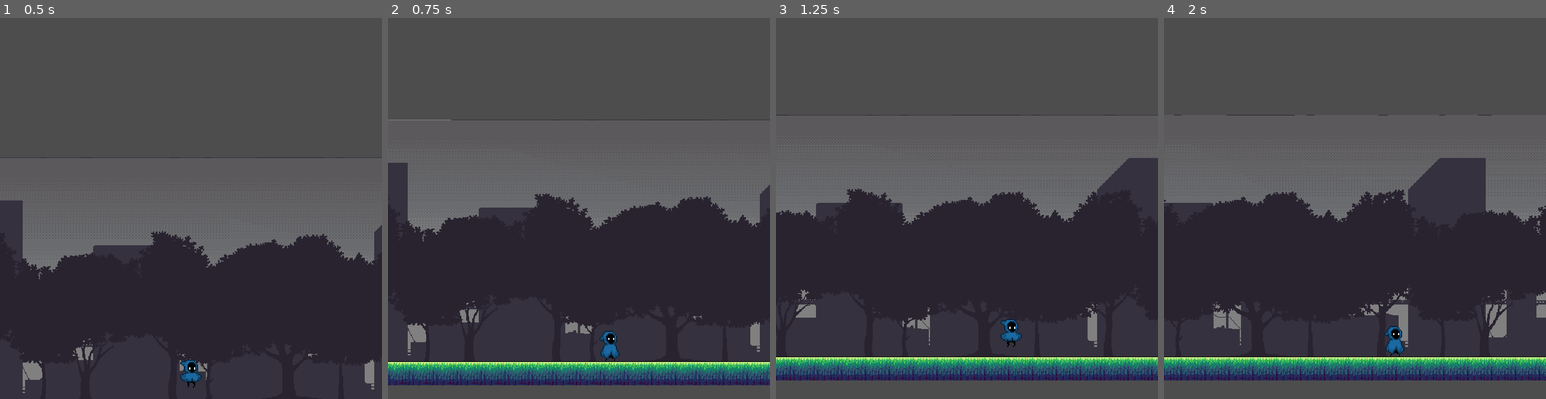
Above: before the commit, frames 1-4 (left to right).
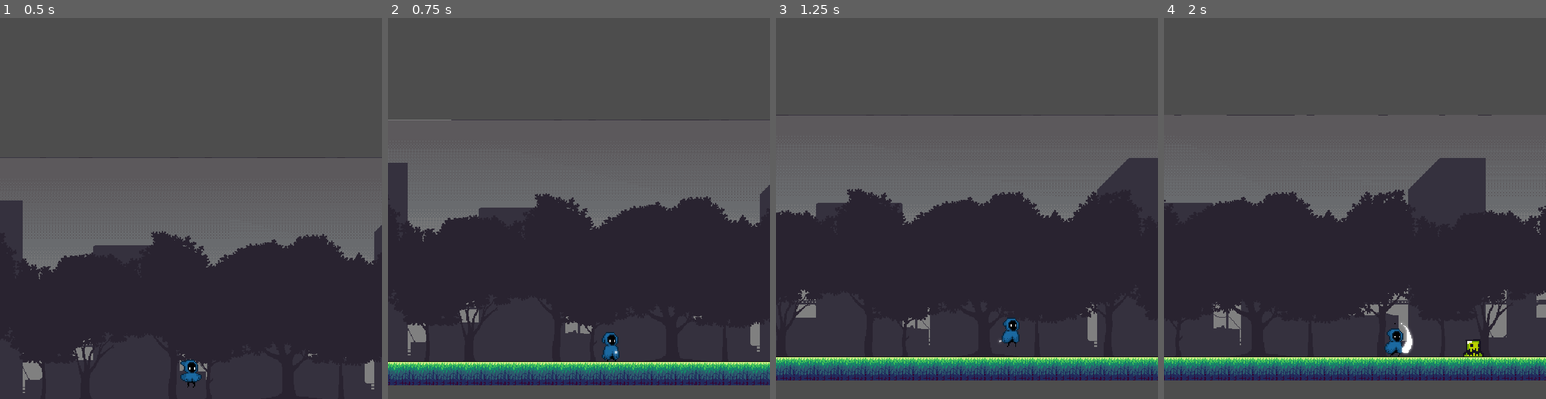
Above: after the commit, the same moments.

Repository: 0308612/2D-Metroidvania-Game-Prototype
Game: Godot game, scene res://scenes/opening_room.tscn
Two runs of this game, one before a commit and one after it. Both use one fixed random seed, a clock stepped at 60 frames per second and the inputs below.
Inputs (mouse positions are in pixels of both pictures, inside the frame that each line leads up to):
- Up to frame 1 (0.5 s): no input
- Up to frame 2 (0.75 s): move the mouse to (559, 280) at 0.52 s; hold D (move right) from 0.53 s (still down); click (559, 280) at 0.6 s
- Up to frame 3 (1.25 s): keep holding D (move right); tap Space (jump) at 0.77 s; tap Shift (dash) at 0.8 s
- Up to frame 4 (2 s): keep holding D (move right); move the mouse to (1469, 261) at 1.27 s; tap Shift (dash) at 1.35 s; tap Space (jump) at 1.52 s; click (1469, 261) at 1.55 s

Frame 1 is identical in both runs. In frame 2, 0.2% of the frame differs, in the area x 55-61%, y 82-91%; in frame 3, 0.2%; in frame 4, 0.5%, in the area x 57-100%, y 73-89%.

Commit message:
attacking and stated on slime

Diff:
--- a/2d-metroidvania-game-prototype/non room scenes/Player.tscn
+++ b/2d-metroidvania-game-prototype/non room scenes/Player.tscn
@@ -118,6 +118,42 @@
 [sub_resource type="AtlasTexture" id="AtlasTexture_138bs"]
 atlas = ExtResource("1_ifl7v")
 region = Rect2(1344, 576, 192, 192)
+
+[sub_resource type="AtlasTexture" id="AtlasTexture_uxq5f"]
+atlas = ExtResource("1_ifl7v")
+region = Rect2(0, 1536, 192, 192)
+
+[sub_resource type="AtlasTexture" id="AtlasTexture_cceqn"]
+atlas = ExtResource("1_ifl7v")
+region = Rect2(192, 1536, 192, 192)
+
+[sub_resource type="AtlasTexture" id="AtlasTexture_6jp4y"]
+atlas = ExtResource("1_ifl7v")
+region = Rect2(384, 1536, 192, 192)
+
+[sub_resource type="AtlasTexture" id="AtlasTexture_ulj77"]
+atlas = ExtResource("1_ifl7v")
+region = Rect2(576, 1536, 192, 192)
+
+[sub_resource type="AtlasTexture" id="AtlasTexture_mma4a"]
+atlas = ExtResource("1_ifl7v")
+region = Rect2(768, 1536, 192, 192)
+
+[sub_resource type="AtlasTexture" id="AtlasTexture_pvgn6"]
+atlas = ExtResource("1_ifl7v")
+region = Rect2(960, 1536, 192, 192)
+
+[sub_resource type="AtlasTexture" id="AtlasTexture_naum2"]
+atlas = ExtResource("1_ifl7v")
+region = Rect2(1152, 1536, 192, 192)
+
+[sub_resource type="AtlasTexture" id="AtlasTexture_w3vu0"]
+atlas = ExtResource("1_ifl7v")
+region = Rect2(1344, 1536, 192, 192)
+
+[sub_resource type="AtlasTexture" id="AtlasTexture_os0su"]
+atlas = ExtResource("1_ifl7v")
+region = Rect2(0, 0, 192, 192)
 
 [sub_resource type="AtlasTexture" id="AtlasTexture_xpqr1"]
 atlas = ExtResource("1_ifl7v")
@@ -244,6 +280,38 @@
 }, {
 "frames": [{
 "duration": 1.0,
+"texture": SubResource("AtlasTexture_uxq5f")
+}, {
+"duration": 1.0,
+"texture": SubResource("AtlasTexture_cceqn")
+}, {
+"duration": 1.0,
+"texture": SubResource("AtlasTexture_6jp4y")
+}, {
+"duration": 1.0,
+"texture": SubResource("AtlasTexture_ulj77")
+}, {
+"duration": 1.0,
+"texture": SubResource("AtlasTexture_mma4a")
+}, {
+"duration": 1.0,
+"texture": SubResource("AtlasTexture_pvgn6")
+}, {
+"duration": 1.0,
+"texture": SubResource("AtlasTexture_naum2")
+}, {
+"duration": 1.0,
+"texture": SubResource("AtlasTexture_w3vu0")
+}, {
+"duration": 1.0,
+"texture": SubResource("AtlasTexture_os0su")
+}],
+"loop": 0,
+"name": &"attack",
+"speed": 10.0
+}, {
+"frames": [{
+"duration": 1.0,
 "texture": SubResource("AtlasTexture_xpqr1")
 }],
 "loop": 0,
@@ -254,6 +322,9 @@
 [sub_resource type="CapsuleShape2D" id="CapsuleShape2D_vrgfl"]
 radius = 32.0
 height = 154.0
+
+[sub_resource type="RectangleShape2D" id="RectangleShape2D_3t5ij"]
+size = Vector2(84, 188)
 
 [node name="Player" type="CharacterBody2D" unique_id=2145290091]
 scale = Vector2(0.25, 0.25)
@@ -262,8 +333,9 @@
 
 [node name="AnimatedSprite2D" type="AnimatedSprite2D" parent="." unique_id=473413631]
 sprite_frames = SubResource("SpriteFrames_3t5ij")
-animation = &"Death"
+animation = &"attack"
 autoplay = "Idle"
+frame = 4
 
 [node name="CollisionShape2D" type="CollisionShape2D" parent="." unique_id=72450738]
 position = Vector2(-5, 17)
@@ -278,3 +350,10 @@
 [node name="RayCast right" type="RayCast2D" parent="raycast" unique_id=1430179812]
 position = Vector2(-37, 0)
 target_position = Vector2(-14, 0)
+
+[node name="sword" type="Area2D" parent="." unique_id=1795979291]
+
+[node name="sword collider" type="CollisionShape2D" parent="sword" unique_id=1106775069]
+position = Vector2(70, 6)
+shape = SubResource("RectangleShape2D_3t5ij")
+debug_color = Color(0.9969726, 0, 0.18526599, 0.41960785)
--- /dev/null
+++ b/2d-metroidvania-game-prototype/non room scenes/slime.tscn
@@ -0,0 +1,120 @@
+[gd_scene format=3 uid="uid://3tdsyp8kqasj"]
+
+[ext_resource type="Texture2D" uid="uid://r1o6cmdsj06m" path="res://assets/brackeys_platformer_assets/sprites/slime_green.png" id="1_crpbr"]
+
+[sub_resource type="AtlasTexture" id="AtlasTexture_cxaiw"]
+atlas = ExtResource("1_crpbr")
+region = Rect2(72, 0, 24, 24)
+
+[sub_resource type="AtlasTexture" id="AtlasTexture_oor6l"]
+atlas = ExtResource("1_crpbr")
+region = Rect2(48, 0, 24, 24)
+
+[sub_resource type="AtlasTexture" id="AtlasTexture_8i8vu"]
+atlas = ExtResource("1_crpbr")
+region = Rect2(24, 0, 24, 24)
+
+[sub_resource type="AtlasTexture" id="AtlasTexture_ks4wr"]
+atlas = ExtResource("1_crpbr")
+region = Rect2(0, 0, 24, 24)
+
+[sub_resource type="AtlasTexture" id="AtlasTexture_daha7"]
+atlas = ExtResource("1_crpbr")
+region = Rect2(80, 0, 10, 10)
+
+[sub_resource type="AtlasTexture" id="AtlasTexture_xj78p"]
+atlas = ExtResource("1_crpbr")
+region = Rect2(24, 48, 24, 24)
+
+[sub_resource type="AtlasTexture" id="AtlasTexture_jsfix"]
+atlas = ExtResource("1_crpbr")
+region = Rect2(48, 48, 24, 24)
+
+[sub_resource type="AtlasTexture" id="AtlasTexture_o4qsr"]
+atlas = ExtResource("1_crpbr")
+region = Rect2(72, 48, 24, 24)
+
+[sub_resource type="AtlasTexture" id="AtlasTexture_43i6q"]
+atlas = ExtResource("1_crpbr")
+region = Rect2(0, 24, 24, 24)
+
+[sub_resource type="AtlasTexture" id="AtlasTexture_ffr5t"]
+atlas = ExtResource("1_crpbr")
+region = Rect2(24, 24, 24, 24)
+
+[sub_resource type="AtlasTexture" id="AtlasTexture_whsa3"]
+atlas = ExtResource("1_crpbr")
+region = Rect2(48, 24, 24, 24)
+
+[sub_resource type="AtlasTexture" id="AtlasTexture_uo0k5"]
+atlas = ExtResource("1_crpbr")
+region = Rect2(72, 24, 24, 24)
+
+[sub_resource type="SpriteFrames" id="SpriteFrames_3t5ij"]
+animations = [{
+"frames": [{
+"duration": 1.0,
+"texture": SubResource("AtlasTexture_cxaiw")
+}, {
+"duration": 1.0,
+"texture": SubResource("AtlasTexture_oor6l")
+}, {
+"duration": 1.0,
+"texture": SubResource("AtlasTexture_8i8vu")
+}, {
+"duration": 5.0,
+"texture": SubResource("AtlasTexture_ks4wr")
+}, {
+"duration": 1.0,
+"texture": SubResource("AtlasTexture_daha7")
+}],
+"loop": 1,
+"name": &"die",
+"speed": 5.0
+}, {
+"frames": [{
+"duration": 1.0,
+"texture": SubResource("AtlasTexture_xj78p")
+}, {
+"duration": 1.0,
+"texture": SubResource("AtlasTexture_jsfix")
+}, {
+"duration": 1.0,
+"texture": SubResource("AtlasTexture_o4qsr")
+}],
+"loop": 1,
+"name": &"hurt",
+"speed": 5.0
+}, {
+"frames": [{
+"duration": 1.0,
+"texture": SubResource("AtlasTexture_43i6q")
+}, {
+"duration": 1.0,
+"texture": SubResource("AtlasTexture_ffr5t")
+}, {
+"duration": 1.0,
+"texture": SubResource("AtlasTexture_whsa3")
+}, {
+"duration": 1.0,
+"texture": SubResource("AtlasTexture_uo0k5")
+}],
+"loop": 1,
+"name": &"move",
+"speed": 5.0
+}]
+
+[sub_resource type="RectangleShape2D" id="RectangleShape2D_vrgfl"]
+size = Vector2(12, 12)
+
+[node name="slime" type="CharacterBody2D" unique_id=132055637]
+z_index = -1
+
+[node name="AnimatedSprite2D" type="AnimatedSprite2D" parent="." unique_id=1147096048]
+sprite_frames = SubResource("SpriteFrames_3t5ij")
+animation = &"move"
+autoplay = "move"
+
+[node name="CollisionShape2D" type="CollisionShape2D" parent="." unique_id=1336628682]
+position = Vector2(0, 6)
+shape = SubResource("RectangleShape2D_vrgfl")
--- a/2d-metroidvania-game-prototype/project.godot
+++ b/2d-metroidvania-game-prototype/project.godot
@@ -54,6 +54,7 @@
 "deadzone": 0.2,
 "events": [Object(InputEventMouseButton,"resource_local_to_scene":false,"resource_name":"","device":-1,"window_id":0,"a …(258 unchanged characters)…
 , Object(InputEventJoypadButton,"resource_local_to_scene":false,"resource_name":"","device":-1,"button_index":2,"pressure":0.0,"pressed":false,"script":null)
+, Object(InputEventKey,"resource_local_to_scene":false,"resource_name":"","device":-1,"window_id":0,"alt_pressed":false,"shift_pressed":false,"ctrl_pressed":false,"meta_pressed":false,"pressed":false,"keycode":0,"physical_keycode":81,"key_label":0,"unicode":113,"location":0,"echo":false,"script":null)
 ]
 }
 jump={
--- a/2d-metroidvania-game-prototype/scenes/opening_room.tscn
+++ b/2d-metroidvania-game-prototype/scenes/opening_room.tscn
@@ -8,6 +8,8 @@
 [ext_resource type="Texture2D" uid="uid://d20ck12shj4t2" path="res://assets/city assets/1 Tiles/Tileset.png" id="4_amsds"]
 [ext_resource type="Texture2D" uid="uid://olum437x3713" path="res://assets/DeepCave-CubeAssets/Tileset/DeepCaveTile.png" id="5_gbehq"]
 [ext_resource type="Texture2D" uid="uid://bjsabcv2nufwn" path="res://assets/green city/2 Background/Night/5.png" id="5_kh1a4"]
+[ext_resource type="Script" uid="uid://lbexocmha7i" path="res://scripts/slimePath1.gd" id="9_4i84y"]
+[ext_resource type="PackedScene" uid="uid://3tdsyp8kqasj" path="res://non room scenes/slime.tscn" id="9_fr0h7"]
 
 [sub_resource type="TileSetAtlasSource" id="TileSetAtlasSource_fr0h7"]
 texture = ExtResource("3_q2dgp")
@@ -860,6 +862,12 @@
 sources/1 = SubResource("TileSetAtlasSource_4i84y")
 sources/2 = SubResource("TileSetAtlasSource_1qmql")
 
+[sub_resource type="Curve2D" id="Curve2D_4i84y"]
+_data = {
+"points": PackedVector2Array(0, 0, 0, 0, 879, 109, 0, 0, 0, 0, 402, 109, 0, 0, 0, 0, 879, 109)
+}
+point_count = 3
+
 [node name="opening room" type="Node2D" unique_id=668218862]
 
 [node name="parallax" type="CanvasLayer" parent="." unique_id=218332711]
@@ -891,9 +899,10 @@
 region_rect = Rect2(0, 0, 1152, 324)
 
 [node name="Parallax2D" type="Parallax2D" parent="parallax" unique_id=1934638883]
+scroll_scale = Vector2(0, 0)
 scroll_offset = Vector2(24, -41)
 repeat_size = Vector2(576, 0)
-autoscroll = Vector2(10, 0)
+autoscroll = Vector2(100, 0)
 repeat_times = 4
 follow_viewport = false
 ignore_camera_scroll = true
@@ -938,3 +947,19 @@
 position = Vector2(-9, -648)
 tile_map_data = PackedByteArray("AADk/xgAAAABAAAAAADl/xgAAAABAAAAAADm/xgAAAABAAAAAADn/xgAAAABAAAAAADo/xgAAAABAAAAAADp/x …(1216 unchanged characters)…
 tile_set = SubResource("TileSet_3t5ij")
+
+[node name="enemy paths" type="Node2D" parent="." unique_id=1662627060]
+
+[node name="Path2D" type="Path2D" parent="enemy paths" unique_id=1139326192]
+curve = SubResource("Curve2D_4i84y")
+
+[node name="PathFollow2D" type="PathFollow2D" parent="enemy paths/Path2D" unique_id=1256722868]
+position = Vector2(401.99994, 109)
+rotation = 3.1395094
+progress = 477.0
+rotates = false
+script = ExtResource("9_4i84y")
+
+[node name="slime" parent="enemy paths/Path2D/PathFollow2D" unique_id=132055637 instance=ExtResource("9_fr0h7")]
+position = Vector2(0, 10)
+scale = Vector2(2, -2)
--- a/2d-metroidvania-game-prototype/scripts/player_controller.gd
+++ b/2d-metroidvania-game-prototype/scripts/player_controller.gd
@@ -4,6 +4,7 @@
 @onready var animation_player: AnimatedSprite2D = $AnimatedSprite2D
 @onready var ray_cast_left: RayCast2D = $"raycast/RayCast left"
 @onready var ray_cast_right: RayCast2D = $"raycast/RayCast right"
+@onready var sword_collider: CollisionShape2D = $"sword/sword collider"
 
 @export_category("Movement Varibles")
 @export var Move_Speed:float = 250.0
@@ -32,7 +33,12 @@
 var Dash_number:int = 1
 var Dash_key_is_pressed:bool = false
 var is_dashing:bool = false
-var dash_timer = Timer
+
+var is_attacking:bool = false
+var can_attack:bool = true
+
+func _ready() -> void:
+	sword_collider.disabled = true
 
 func _physics_process(delta: float) -> void:
 	if is_dashing == false:
@@ -45,6 +51,7 @@
 	flip()
 	Jump_Logic()
 	wall_logic()
+	attack()
 
 	move_and_slide()
 
@@ -62,26 +69,31 @@
 		dash()
 
 func Animations():
-	if velocity.x != 0 and is_on_floor():
-		animation_player.play("Move")
-	elif velocity.x == 0 and is_on_floor():
-		animation_player.play("Idle")
-	if velocity.y != 0 and is_on_floor() and velocity.y == 0:
-		animation_player.play("Land")
-	if velocity.y < 0:
-		animation_player.play("Jump")
-	if velocity.y > 10 and is_on_floor() == false:
-		animation_player.play("fall")
+	if not is_attacking:
+		if velocity.x != 0 and is_on_floor():
+			animation_player.play("Move")
+		elif velocity.x == 0 and is_on_floor():
+			animation_player.play("Idle")
+		if velocity.y != 0 and is_on_floor() and velocity.y == 0:
+			animation_player.play("Land")
+		if velocity.y < 0:
+			animation_player.play("Jump")
+		if velocity.y > 10 and is_on_floor() == false:
+			animation_player.play("fall")
+	if is_attacking:
+		animation_player.play("attack")
+
 
 func flip():
-	if velocity.x > 0.0:
-		Facing_Right = true
-		scale.x = scale.y * 1
-		Wall_force_x = 500.0
-	elif velocity.x < 0.0:
-		Facing_Right = false
-		scale.x = scale.y * -1
-		Wall_force_x = -500.0
+	if not is_attacking:
+		if velocity.x > 0.0:
+			Facing_Right = true
+			scale.x = scale.y * 1
+			Wall_force_x = 500.0
+		elif velocity.x < 0.0:
+			Facing_Right = false
+			scale.x = scale.y * -1
+			Wall_force_x = -500.0
 
 func Jump_Logic():
 	if is_on_floor():
@@ -142,3 +154,14 @@
 		Dash_key_is_pressed = false
 	else:
 		return
+
+func attack():
+	if Input.is_action_just_pressed("attack") and can_attack:
+		can_attack = false
+		is_attacking = true
+		await get_tree().create_timer(0.1).timeout
+		sword_collider.disabled = false
+		await get_tree().create_timer(0.6).timeout
+		sword_collider.disabled = true
+		is_attacking = false
+		can_attack = true
--- /dev/null
+++ b/2d-metroidvania-game-prototype/scripts/slimePath1.gd
@@ -0,0 +1,11 @@
+extends PathFollow2D
+
+@export var speed:float = 0.1
+
+# Called every frame. 'delta' is the elapsed time since the previous frame.
+func _process(delta: float) -> void:
+	progress_ratio += speed * delta
+	if progress_ratio > 0.5:
+		$slime.scale.x = -2.0
+	elif progress_ratio < 0.5:
+		$slime.scale.x = 2.0
Not shown, added: 2d-metroidvania-game-prototype/scripts/slimePath1.gd.uid
